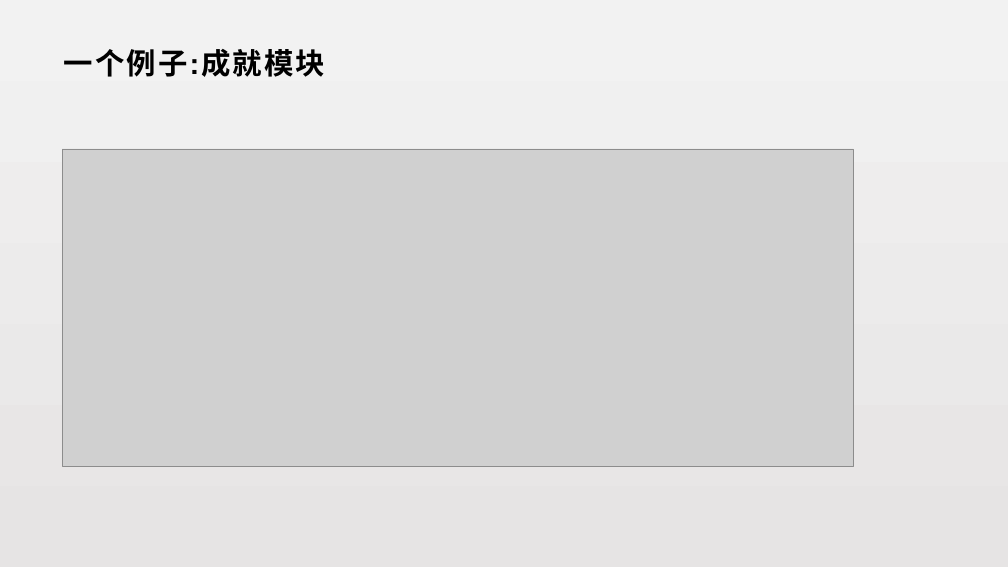
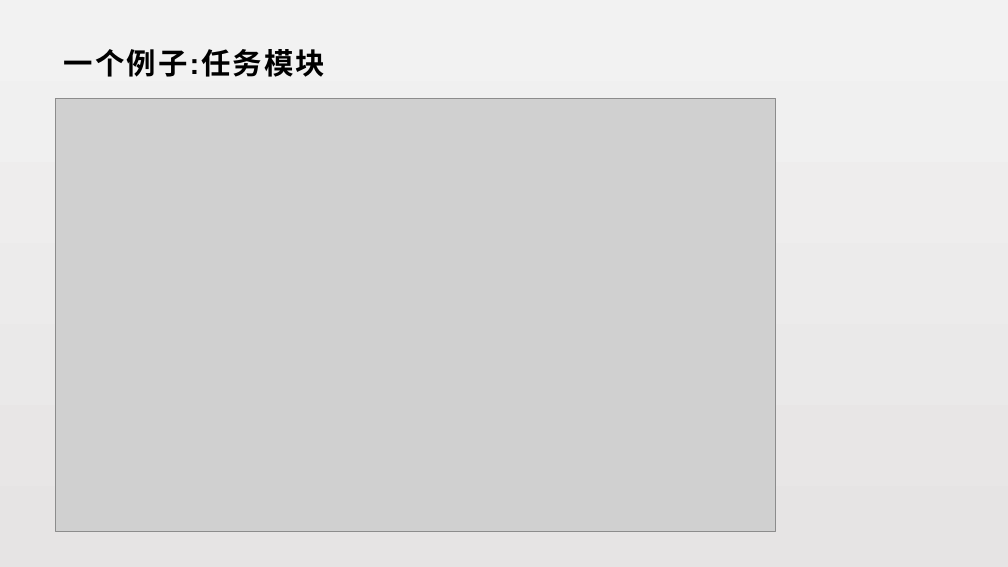
Before and after one commit to lori227/KFrame, a slide deck: slide 10 of _doc/KFrame.pptx. Drawn at 1008x567 pixels with LibreOffice and Linux fonts; fonts in the diff are those of the drawing; grey boxes stand for pictures. Boxes give left, top, right and bottom in pixels: in the first picture for what was removed or moved away, otherwise in the second. Text is boxed around its words. In the diff, an @@ line names an element or a change of style, - is before the commit and + after.

```diff
--- a/_doc/KFrame.pptx
+++ b/_doc/KFrame.pptx
@@ text at [64, 49, 325, 77]: text changed @@
-一个例子:成就模块
+一个例子:任务模块
@@ picture: place and size @@
-picture at [62, 149, 854, 467]
+picture at [55, 98, 776, 532]
```
Also in this commit, not shown: 2 other slides changed, 2 slides added, 3 other files.
